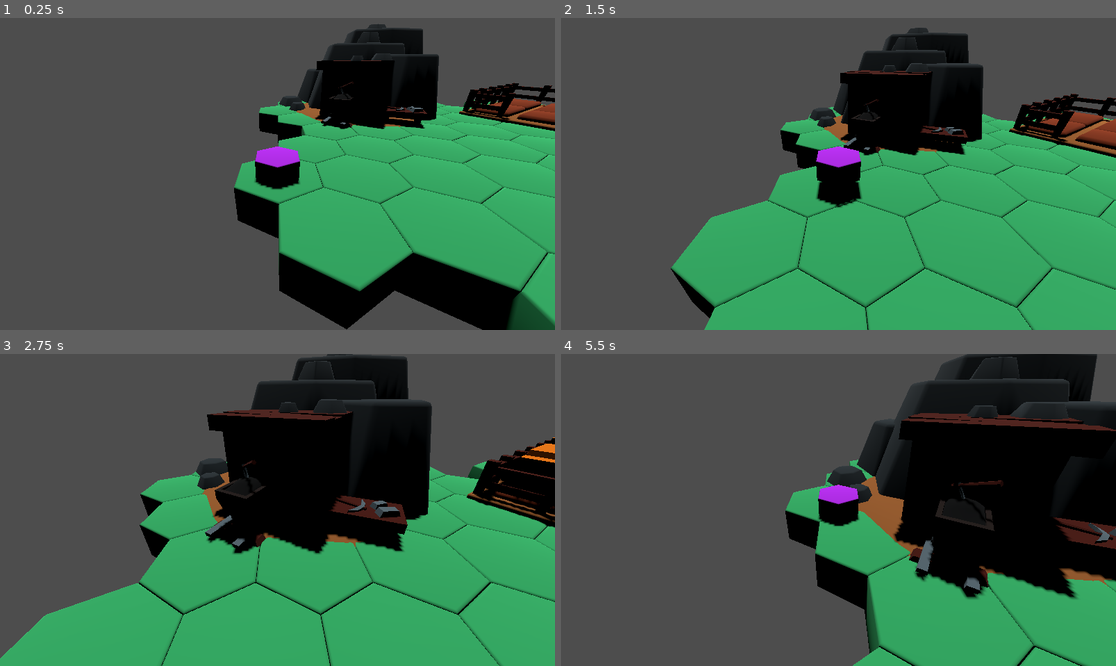
Above: before the commit, frames 1-4 (two rows, left to right).
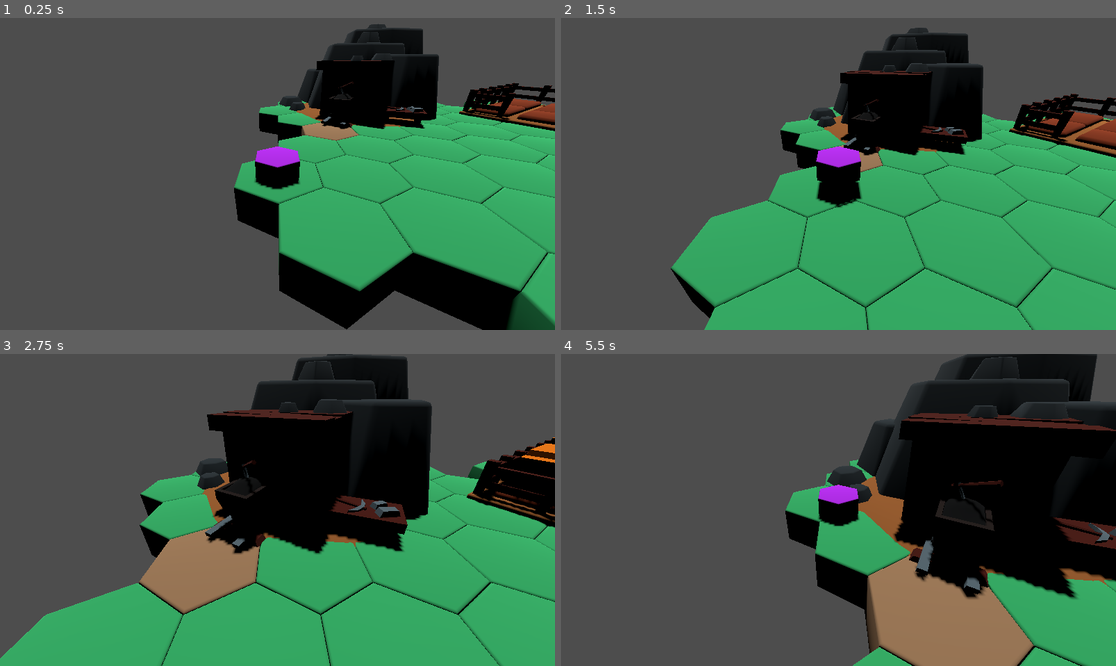
Above: after the commit, the same moments.

Repository: torbenvanassche/SlimeVillage
Game: Godot game, scene res://scenes/game_scene.tscn
Two runs of this game, one before a commit and one after it. Both use one fixed random seed, a clock stepped at 60 frames per second and the inputs below.
Inputs (mouse positions are in pixels of both pictures, inside the frame that each line leads up to):
- Up to frame 1 (0.25 s): no input
- Up to frame 2 (1.5 s): tap Enter at 0.5 s; move the mouse to (960, 158) at 0.52 s; click (960, 158) at 0.6 s; drag from (727, 189) to (810, 236) at 1.27 s
- Up to frame 3 (2.75 s): tap Space at 2 s; move the mouse to (333, 441) at 2.02 s; tap Mouse wheel down (scroll_wheel_down) at 2.1 s; click (333, 441) at 2.17 s
- Up to frame 4 (5.5 s): drag from (810, 572) to (672, 463) at 2.77 s; tap Enter at 3.5 s; move the mouse to (1005, 556) at 3.52 s; hold V 3.53-4.25 s; click (1005, 556) at 3.67 s; drag from (672, 463) to (755, 432) at 4.27 s; move the mouse to (866, 510) at 5.02 s; right-click (866, 510) at 5.1 s; click (866, 510) at 5.17 s

The runs differ from the first frame. In frame 1, 0.4% of the frame differs, in the area x 54-65%, y 33-40%; in frame 2, 0.2%; in frame 3, 3.6%; in frame 4, 7.2%, in the area x 55-86%, y 64-100%.

Commit message:
fixed a bug instantiating elements was not possible in certain conditions

Diff:
--- a/materials/dirt.tres
+++ b/materials/dirt.tres
@@ -1,4 +1,4 @@
 [gd_resource type="StandardMaterial3D" format=3 uid="uid://cti5fi1wjw45i"]
 
 [resource]
-albedo_color = Color(0.631373, 0.352941, 0.152941, 1)
+albedo_color = Color(0.607843, 0.462745, 0.32549, 1)
--- /dev/null
+++ b/resources/tiles/Dirt.tres
@@ -0,0 +1,13 @@
+[gd_resource type="Resource" script_class="Tile_Data" load_steps=4 format=3 uid="uid://b875hty1r2x1i"]
+
+[ext_resource type="Material" uid="uid://cti5fi1wjw45i" path="res://materials/dirt.tres" id="1_2pj2m"]
+[ext_resource type="PackedScene" uid="uid://cjp0uom8wknwx" path="res://scenes/components/hex.tscn" id="2_r8051"]
+[ext_resource type="Script" path="res://scripts/resources/tile_data.gd" id="3_4e0o1"]
+
+[resource]
+script = ExtResource("3_4e0o1")
+scene = ExtResource("2_r8051")
+navigation_weight = 0
+walkable = true
+material_override = ExtResource("1_2pj2m")
+random_weight = 1.0
--- /dev/null
+++ b/resources/tiles/Grass.tres
@@ -0,0 +1,13 @@
+[gd_resource type="Resource" script_class="Tile_Data" load_steps=4 format=3 uid="uid://dpv5otbxnlhbc"]
+
+[ext_resource type="Material" uid="uid://cjk2wew0nnlwn" path="res://materials/grass.tres" id="1_bn30n"]
+[ext_resource type="PackedScene" uid="uid://cjp0uom8wknwx" path="res://scenes/components/hex.tscn" id="2_73pw1"]
+[ext_resource type="Script" path="res://scripts/resources/tile_data.gd" id="2_k6hp5"]
+
+[resource]
+script = ExtResource("2_k6hp5")
+scene = ExtResource("2_73pw1")
+navigation_weight = 0
+walkable = true
+material_override = ExtResource("1_bn30n")
+random_weight = 1.0
--- a/resources/tiles/Neutral.tres
+++ /dev/null
@@ -1,13 +0,0 @@
-[gd_resource type="Resource" script_class="Tile_Data" load_steps=4 format=3 uid="uid://dpv5otbxnlhbc"]
-
-[ext_resource type="ArrayMesh" uid="uid://d2cnas0fsknn8" path="res://models/tile/hex_forest.obj" id="1_bkl83"]
-[ext_resource type="Material" uid="uid://cjk2wew0nnlwn" path="res://materials/grass.tres" id="1_fn4xu"]
-[ext_resource type="Script" path="res://scripts/resources/tile_data.gd" id="3_ktdwl"]
-
-[resource]
-script = ExtResource("3_ktdwl")
-mesh = ExtResource("1_bkl83")
-navigation_weight = 0
-walkable = true
-material_override = ExtResource("1_fn4xu")
-random_weight = 1.0
--- a/resources/tiles/Rock.tres
+++ b/resources/tiles/Rock.tres
@@ -1,12 +1,12 @@
 [gd_resource type="Resource" script_class="Tile_Data" load_steps=4 format=3 uid="uid://1supddxwygex"]
 
 [ext_resource type="Material" uid="uid://i5ajg0mh0exy" path="res://materials/rock.tres" id="1_oywjc"]
-[ext_resource type="ArrayMesh" uid="uid://d2cnas0fsknn8" path="res://models/tile/hex_forest.obj" id="2_t6uql"]
+[ext_resource type="PackedScene" uid="uid://cjp0uom8wknwx" path="res://scenes/components/hex.tscn" id="2_bvllf"]
 [ext_resource type="Script" path="res://scripts/resources/tile_data.gd" id="3_qnld5"]
 
 [resource]
 script = ExtResource("3_qnld5")
-mesh = ExtResource("2_t6uql")
+scene = ExtResource("2_bvllf")
 navigation_weight = 0
 walkable = true
 material_override = ExtResource("1_oywjc")
--- a/scenes/base_scenes/mine_inside.tscn
+++ b/scenes/base_scenes/mine_inside.tscn
@@ -1,10 +1,10 @@
 [gd_scene load_steps=4 format=3 uid="uid://exnjdxf5vphk"]
 
-[ext_resource type="Script" path="res://scripts/hex_generator/mine_generator.gd" id="1_cc00x"]
+[ext_resource type="Script" path="res://scripts/hex_generator/hex_grid_with_items.gd" id="1_cc00x"]
 [ext_resource type="PackedScene" uid="uid://cjp0uom8wknwx" path="res://scenes/components/hex.tscn" id="2_607fp"]
-[ext_resource type="Resource" uid="uid://dpv5otbxnlhbc" path="res://resources/tiles/Neutral.tres" id="3_p1vof"]
+[ext_resource type="Resource" uid="uid://dpv5otbxnlhbc" path="res://resources/tiles/Grass.tres" id="3_wkc4c"]
 
 [node name="mine_inside" type="Node3D"]
 script = ExtResource("1_cc00x")
 hex_tile_node = ExtResource("2_607fp")
-hex_tiles = Array[Resource("res://scripts/resources/tile_data.gd")]([ExtResource("3_p1vof")])
+hex_tiles = Array[Resource("res://scripts/resources/tile_data.gd")]([ExtResource("3_wkc4c")])
--- a/scenes/base_scenes/overworld.tscn
+++ b/scenes/base_scenes/overworld.tscn
@@ -1,11 +1,11 @@
 [gd_scene load_steps=7 format=3 uid="uid://c3tqstoqyh5je"]
 
 [ext_resource type="Script" path="res://scripts/navigation_controller.gd" id="1_qkxrw"]
-[ext_resource type="PackedScene" uid="uid://c2uyrj168ky8c" path="res://scenes/components/mine.tscn" id="2_wi5pv"]
-[ext_resource type="PackedScene" uid="uid://bpadytt7sl3m2" path="res://scenes/components/market.tscn" id="3_05o5h"]
+[ext_resource type="PackedScene" uid="uid://c2uyrj168ky8c" path="res://scenes/locations/mine.tscn" id="2_wi5pv"]
+[ext_resource type="PackedScene" uid="uid://bpadytt7sl3m2" path="res://scenes/locations/market.tscn" id="3_05o5h"]
 [ext_resource type="PackedScene" uid="uid://cjp0uom8wknwx" path="res://scenes/components/hex.tscn" id="4_3t0fe"]
 [ext_resource type="Material" uid="uid://cjk2wew0nnlwn" path="res://materials/grass.tres" id="5_e4tv2"]
-[ext_resource type="PackedScene" uid="uid://bqpe6a81fkc30" path="res://scenes/components/farm.tscn" id="6_u120v"]
+[ext_resource type="PackedScene" uid="uid://bqpe6a81fkc30" path="res://scenes/locations/farm.tscn" id="6_u120v"]
 
 [node name="Overworld" type="Node3D"]
 process_mode = 1
--- a/scenes/components/hex.tscn
+++ b/scenes/components/hex.tscn
@@ -1,8 +1,7 @@
-[gd_scene load_steps=5 format=3 uid="uid://cjp0uom8wknwx"]
+[gd_scene load_steps=4 format=3 uid="uid://cjp0uom8wknwx"]
 
 [ext_resource type="ArrayMesh" uid="uid://d2cnas0fsknn8" path="res://models/tile/hex_forest.obj" id="1_cllb8"]
 [ext_resource type="Script" path="res://scripts/Tile.gd" id="2_0t5sh"]
-[ext_resource type="Resource" uid="uid://dpv5otbxnlhbc" path="res://resources/tiles/Neutral.tres" id="3_61dab"]
 
 [sub_resource type="ConcavePolygonShape3D" id="ConcavePolygonShape3D_cmidn"]
 data = PackedVector3Array(1, 0, 0.5774, 1, 0.95, 0.5774, 1, 0, -0.5774, 1, 0, -0.5774, 1, 0.95, 0.5774, 1, 0.95, -0.577 …(3088 unchanged characters)…
@@ -12,7 +11,6 @@
 mesh = ExtResource("1_cllb8")
 skeleton = NodePath("../..")
 script = ExtResource("2_0t5sh")
-data = ExtResource("3_61dab")
 walkable_in_scene = true
 
 [node name="StaticBody3D" type="StaticBody3D" parent="."]
--- /dev/null
+++ b/scenes/locations/forest.tscn
@@ -0,0 +1,9 @@
+[gd_scene load_steps=3 format=3 uid="uid://biskqk7fhub6i"]
+
+[ext_resource type="Script" path="res://scripts/hex_generator/hex_grid_with_items.gd" id="1_0dns3"]
+[ext_resource type="PackedScene" uid="uid://cjp0uom8wknwx" path="res://scenes/components/hex.tscn" id="2_eooex"]
+
+[node name="Forest" type="Node3D"]
+script = ExtResource("1_0dns3")
+hex_tile_node = ExtResource("2_eooex")
+hex_tiles = Array[Resource("res://scripts/resources/tile_data.gd")]([null])
--- a/scenes/components/mine.tscn
+++ b/scenes/locations/mine.tscn
@@ -6,101 +6,99 @@
 [ext_resource type="ArrayMesh" uid="uid://b83xh0kguc636" path="res://models/tile_top/mine.obj" id="3_02dia"]
 [ext_resource type="PackedScene" uid="uid://cjp0uom8wknwx" path="res://scenes/components/hex.tscn" id="6_p677u"]
 
-[node name="Node3D" type="Node3D" node_paths=PackedStringArray("entry_tile")]
+[node name="MineSurrounding" type="Node3D" node_paths=PackedStringArray("entry_tile")]
 script = ExtResource("1_4k0um")
-entry_tile = NodePath("MineSurrounding/Walkable/Mine")
+entry_tile = NodePath("Walkable/Entrance")
 
-[node name="MineSurrounding" type="Node3D" parent="."]
+[node name="Walkable" type="Node3D" parent="."]
 
-[node name="Walkable" type="Node3D" parent="MineSurrounding"]
-
-[node name="HexForest13" parent="MineSurrounding/Walkable" instance=ExtResource("6_p677u")]
+[node name="HexForest13" parent="Walkable" instance=ExtResource("6_p677u")]
 transform = Transform3D(1, 0, 0, 0, 1, 0, 0, 0, 1, 3, 0, -1.7321)
 skeleton = NodePath("../../..")
 surface_material_override/0 = ExtResource("2_5p2lg")
 
-[node name="HexForest15" parent="MineSurrounding/Walkable" instance=ExtResource("6_p677u")]
+[node name="HexForest15" parent="Walkable" instance=ExtResource("6_p677u")]
 transform = Transform3D(1, 0, 0, 0, 1, 0, 0, 0, 1, 3, 0, -1.7321)
 skeleton = NodePath("../../..")
 surface_material_override/0 = ExtResource("2_5p2lg")
 
-[node name="HexForest18" parent="MineSurrounding/Walkable" instance=ExtResource("6_p677u")]
+[node name="HexForest18" parent="Walkable" instance=ExtResource("6_p677u")]
 transform = Transform3D(1, 0, 0, 0, 1, 0, 0, 0, 1, 5, 0, -1.7321)
 skeleton = NodePath("../../..")
 surface_material_override/0 = ExtResource("2_5p2lg")
 
-[node name="HexForest12" parent="MineSurrounding/Walkable" instance=ExtResource("6_p677u")]
+[node name="HexForest12" parent="Walkable" instance=ExtResource("6_p677u")]
 transform = Transform3D(1, 0, 0, 0, 1, 0, 0, 0, 1, 0, 0, -3.4642)
 skeleton = NodePath("../../..")
 surface_material_override/0 = ExtResource("2_5p2lg")
 
-[node name="HexForest22" parent="MineSurrounding/Walkable" instance=ExtResource("6_p677u")]
+[node name="HexForest22" parent="Walkable" instance=ExtResource("6_p677u")]
 transform = Transform3D(1, 0, 0, 0, 1, 0, 0, 0, 1, -1, 0, -5.1963)
 skeleton = NodePath("../../..")
 surface_material_override/0 = ExtResource("2_5p2lg")
 
-[node name="HexForest23" parent="MineSurrounding/Walkable" instance=ExtResource("6_p677u")]
+[node name="HexForest23" parent="Walkable" instance=ExtResource("6_p677u")]
 transform = Transform3D(1, 0, 0, 0, 1, 0, 0, 0, 1, 0, 0, -6.9284)
 skeleton = NodePath("../../..")
 surface_material_override/0 = ExtResource("2_5p2lg")
 
-[node name="HexForest24" parent="MineSurrounding/Walkable" instance=ExtResource("6_p677u")]
+[node name="HexForest24" parent="Walkable" instance=ExtResource("6_p677u")]
 transform = Transform3D(1, 0, 0, 0, 1, 0, 0, 0, 1, 1, 0, -8.6605)
 skeleton = NodePath("../../..")
 surface_material_override/0 = ExtResource("2_5p2lg")
 
-[node name="HexForest28" parent="MineSurrounding/Walkable" instance=ExtResource("6_p677u")]
+[node name="HexForest28" parent="Walkable" instance=ExtResource("6_p677u")]
 transform = Transform3D(1, 0, 0, 0, 1, 0, 0, 0, 1, 2, 0, -10.3926)
 skeleton = NodePath("../../..")
 surface_material_override/0 = ExtResource("2_5p2lg")
 
-[node name="HexForest29" parent="MineSurrounding/Walkable" instance=ExtResource("6_p677u")]
+[node name="HexForest29" parent="Walkable" instance=ExtResource("6_p677u")]
 transform = Transform3D(1, 0, 0, 0, 1, 0, 0, 0, 1, 4, 0, -10.3926)
 skeleton = NodePath("../../..")
 surface_material_override/0 = ExtResource("2_5p2lg")
 
-[node name="HexForest30" parent="MineSurrounding/Walkable" instance=ExtResource("6_p677u")]
+[node name="HexForest30" parent="Walkable" instance=ExtResource("6_p677u")]
 transform = Transform3D(1, 0, 0, 0, 1, 0, 0, 0, 1, 6, 0, -10.3926)
 skeleton = NodePath("../../..")
 surface_material_override/0 = ExtResource("2_5p2lg")
 
-[node name="HexForest31" parent="MineSurrounding/Walkable" instance=ExtResource("6_p677u")]
+[node name="HexForest31" parent="Walkable" instance=ExtResource("6_p677u")]
 transform = Transform3D(1, 0, 0, 0, 1, 0, 0, 0, 1, 7, 0, -8.6605)
 skeleton = NodePath("../../..")
 surface_material_override/0 = ExtResource("2_5p2lg")
 
-[node name="HexForest14" parent="MineSurrounding/Walkable" instance=ExtResource("6_p677u")]
+[node name="HexForest14" parent="Walkable" instance=ExtResource("6_p677u")]
 transform = Transform3D(1, 0, 0, 0, 1, 0, 0, 0, 1, 2, 0, -3.4642)
 skeleton = NodePath("../../..")
 surface_material_override/0 = ExtResource("2_5p2lg")
 
-[node name="HexForest16" parent="MineSurrounding/Walkable" instance=ExtResource("6_p677u")]
+[node name="HexForest16" parent="Walkable" instance=ExtResource("6_p677u")]
 transform = Transform3D(1, 0, 0, 0, 1, 0, 0, 0, 1, 4, 0, -3.4642)
 skeleton = NodePath("../../..")
 surface_material_override/0 = ExtResource("2_5p2lg")
 
-[node name="HexForest17" parent="MineSurrounding/Walkable" instance=ExtResource("6_p677u")]
+[node name="HexForest17" parent="Walkable" instance=ExtResource("6_p677u")]
 transform = Transform3D(1, 0, 0, 0, 1, 0, 0, 0, 1, 6, 0, -3.4642)
 skeleton = NodePath("../../..")
 surface_material_override/0 = ExtResource("2_5p2lg")
 
-[node name="HexForest19" parent="MineSurrounding/Walkable" instance=ExtResource("6_p677u")]
+[node name="HexForest19" parent="Walkable" instance=ExtResource("6_p677u")]
 transform = Transform3D(1, 0, 0, 0, 1, 0, 0, 0, 1, 7, 0, -5.1963)
 skeleton = NodePath("../../..")
 surface_material_override/0 = ExtResource("2_5p2lg")
 
-[node name="hex_root3" parent="MineSurrounding/Walkable" instance=ExtResource("6_p677u")]
+[node name="hex_root3" parent="Walkable" instance=ExtResource("6_p677u")]
 transform = Transform3D(1, 0, 0, 0, 1, 0, 0, 0, 1, 8, 0, -6.9284)
 skeleton = NodePath("../../..")
 surface_material_override/0 = ExtResource("2_5p2lg")
 
-[node name="Mine" parent="MineSurrounding/Walkable" instance=ExtResource("6_p677u")]
+[node name="Entrance" parent="Walkable" instance=ExtResource("6_p677u")]
 transform = Transform3D(1, 0, 0, 0, 1, 0, 0, 0, 1, 1, 0, -1.7321)
 material_override = ExtResource("1_yrk4g")
 skeleton = NodePath("../../..")
 surface_material_override/0 = ExtResource("2_5p2lg")
 
-[node name="Mine" type="MeshInstance3D" parent="MineSurrounding"]
+[node name="Mine" type="MeshInstance3D" parent="."]
 transform = Transform3D(4.33012, -0.00755749, -2.5, 0.00872664, 4.99999, 0, 2.5, -0.00436332, 4.33013, 3.66735, 1, -6.29055)
 mesh = ExtResource("3_02dia")
 skeleton = NodePath("../..")
--- a/scripts/Inventory/item_spawner.gd
+++ b/scripts/Inventory/item_spawner.gd
@@ -1,7 +1,7 @@
-class_name ItemSpawner
-extends Node
+class_name TileTrigger
+extends Node3D
 
-@export var items: Array = []
+var items: Array = []
 @export var entry_tile: Tile
 
 func _ready():
--- a/scripts/Tile.gd
+++ b/scripts/Tile.gd
@@ -1,7 +1,6 @@
 class_name Tile
 extends MeshInstance3D
 
-@export var data: Tile_Data
 var path_index: int
 
 var path_controller: Node
@@ -11,14 +10,12 @@
 var neighbours := []
 
 @export var walkable_in_scene: bool
+var navigation_weight: int = 0
 
 func _add_neighbour(tile: Tile):
 	neighbours.append(tile)
 
 func _ready():
-	if data and !data.walkable:
-		walkable_in_scene = data.walkable
-
 	if walkable_in_scene:
 		add_to_group("Walkable")
 		path_controller = self
@@ -30,14 +27,16 @@
 	$StaticBody3D.input_event.connect(_execute_internal)
 	surface_point = self.global_position + Vector3(0, 1, 0)
 
-	if data.material_override:
-		(self as MeshInstance3D).material_override = data.material_override
-
 func _execute_internal(_camera, _event, _pos, _normal, _shape_idx):
 	if Input.is_action_just_pressed("mouse_left") and walkable_in_scene and self != Global.player_instance.current_tile:
 		path_controller.pathfinder.calc_path(Global.player_instance.current_tile.path_index, path_index)
 		Global.player_instance.move()
 
-func set_tile(new_data: Tile_Data):
-	self.data = new_data
-	self.mesh = self.data.mesh
+func set_tile(data: Tile_Data):
+	if data and !data.walkable:
+		walkable_in_scene = data.walkable
+
+	if data.material_override:
+		(self as MeshInstance3D).material_override = data.material_override
+
+	self.navigation_weight = data.navigation_weight
--- a/scripts/hex_generator/hex_grid.gd
+++ b/scripts/hex_generator/hex_grid.gd
@@ -1,7 +1,6 @@
 class_name hex_grid
 extends Node3D
 
-@export var hex_tile_node: PackedScene
 @export var hex_tiles: Array[Tile_Data] = []
 
 @export var tile_size := 2.0
@@ -38,7 +37,7 @@
 			var tile_coordinates = Vector3(x * tile_size * cos(PI / 6), randf_range(height_variation.x, height_variation.y), y * tile_size)
 			if x % 2 == 0: tile_coordinates.z += 0.5 * tile_size
 
-			var tile = hex_tile_node.instantiate()
+			var tile = hex_tiles.pick_random().scene.instantiate()
 			tile.position = tile_coordinates
 			tile.set_tile(_get_random_tile_resource())
 			add_child(tile)
--- a/scripts/hex_generator/mine_generator.gd
+++ b/scripts/hex_generator/hex_grid_with_items.gd
@@ -1,4 +1,4 @@
-class_name mine_hex_generator
+class_name itemized_hex_grid
 extends hex_grid
 
 func generate(grid_size: Vector2i, spawnables: Array = [], item_spawn_tries = 0, spawn_fail_weight = 0):
--- a/scripts/key_locations/Mine.gd
+++ b/scripts/key_locations/Mine.gd
@@ -1,4 +1,4 @@
-extends ItemSpawner
+extends TileTrigger
 
 func _ready():
 	super()
@@ -7,10 +7,10 @@
 
 func _entered():
 	var mouse_position = get_viewport().get_mouse_position()
-	Global.event_context_menu_open.emit(ContextMenu.format_options("Open mine", 0, Callable(_open_mine)), Rect2i(mouse_position.x, mouse_position.y, 0, 0))
+	_open_mine()
 
 func _open_mine():
 	Global.scene_manager.active_scene = Global.scene_manager.get_scene("mine")
-	var mine = Global.scene_manager.active_scene as mine_hex_generator;
+	var mine = Global.scene_manager.active_scene as itemized_hex_grid;
 	mine.generate(Settings.mine_grid_size, items, 1, 0)
 	pass
--- a/scripts/key_locations/farm.gd
+++ b/scripts/key_locations/farm.gd
@@ -1,4 +1,4 @@
-extends ItemSpawner
+extends TileTrigger
 
 @export var growable_resources: Array[Node3D]
 var growth_timer: Timer
--- a/scripts/key_locations/market.gd
+++ b/scripts/key_locations/market.gd
@@ -1,4 +1,4 @@
-extends ItemSpawner
+extends TileTrigger
 
 var spawn_timer: Timer
 var game_over_timer: Timer
--- a/scripts/path_finding.gd
+++ b/scripts/path_finding.gd
@@ -29,7 +29,7 @@
 func generate_connections():
 	for tile in hex_tiles_storage:
 		tile.path_index = path_finder.get_point_count()
-		path_finder.add_point(tile.path_index, Vector2(tile.global_position.x, tile.global_position.z), tile.data.navigation_weight)
+		path_finder.add_point(tile.path_index, Vector2(tile.global_position.x, tile.global_position.z), tile.navigation_weight)
 
 	for tile in hex_tiles_storage:
 		for connected_tile in tile.neighbours:
--- a/scripts/resources/tile_data.gd
+++ b/scripts/resources/tile_data.gd
@@ -1,7 +1,7 @@
 class_name Tile_Data
 extends Resource
 
-@export var mesh: Mesh
+@export var scene: PackedScene = load("res://scenes/components/hex.tscn")
 @export var navigation_weight: int = 0
 @export var walkable = true
 @export var material_override: Material
Renamed: scenes/components/farm.tscn -> scenes/locations/farm.tscn
Renamed: scenes/components/market.tscn -> scenes/locations/market.tscn
